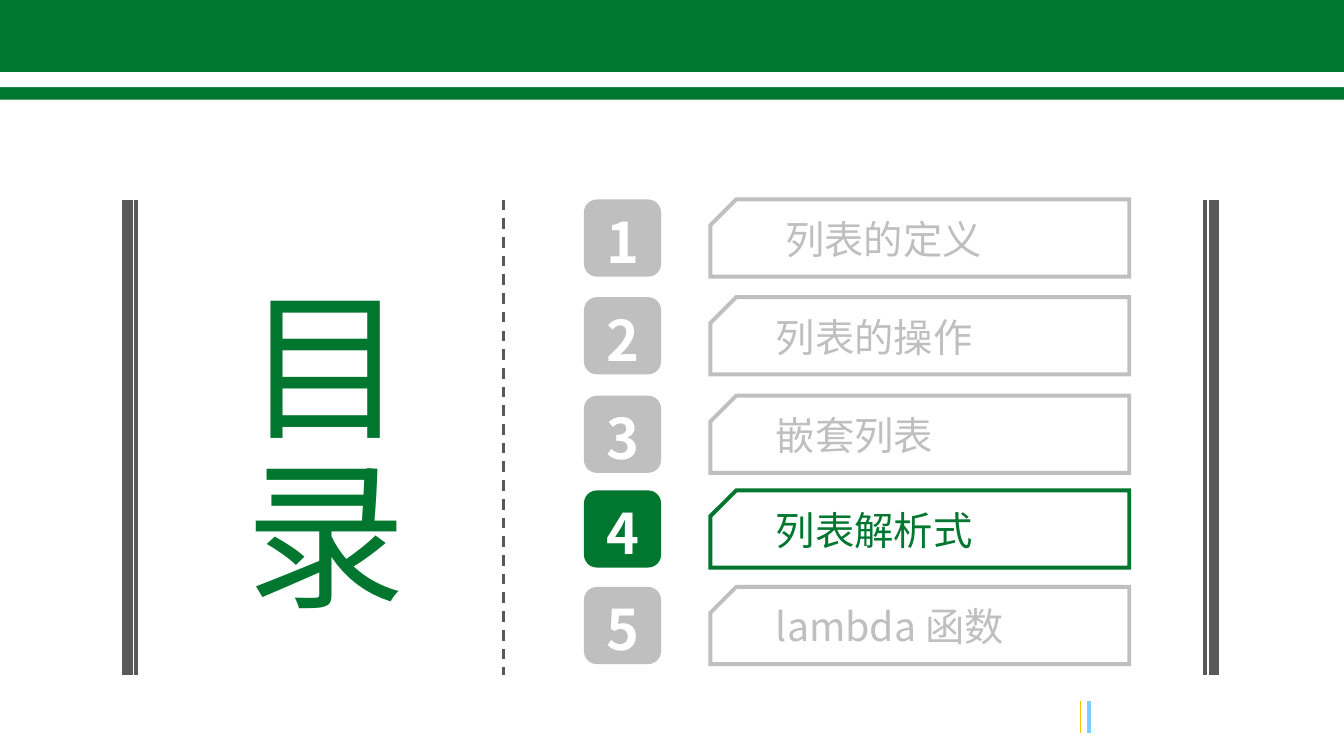
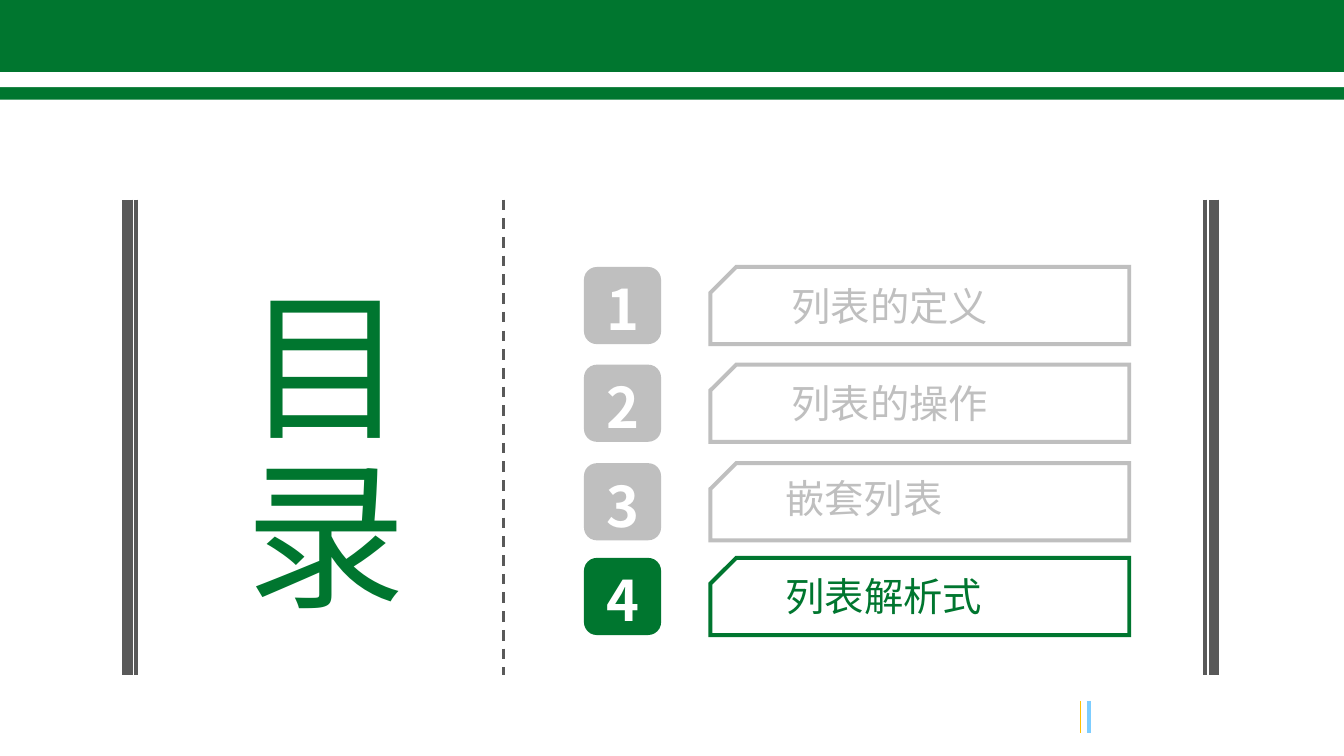
Before and after one commit to freeshow/LearningPython, a slide deck: slide 21 of Python 列表.pptx (slide 19 before the commit). Drawn at 1344x756 pixels with LibreOffice and Linux fonts; fonts in the diff are those of the drawing; background and template pictures are left out. Boxes give left, top, right and bottom in pixels: in the first picture for what was removed or moved away, otherwise in the second. Text is boxed around its words. In the diff, an @@ line names an element or a change of style, - is before the commit and + after.

```diff
--- a/Python 列表.pptx
+++ b/Python 列表.pptx
@@ 1 text, 1 rounded rectangle, 1 snip rect: place and size @@
-1 text, 1 rounded rectangle, 1 snip rect at bbox=[584, 200, 1130, 375]
+1 text, 1 rounded rectangle, 1 snip rect at bbox=[584, 266, 1130, 443]
@@ text "列表的定义": place and size @@
-text "列表的定义" at bbox=[785, 221, 981, 257]
+text "列表的定义" at bbox=[791, 288, 987, 324]
@@ text "列表的操作": place and size @@
-text "列表的操作" at bbox=[776, 319, 972, 355]
+text "列表的操作" at bbox=[791, 385, 987, 421]
@@ snip rect "嵌套列表": place and size @@
-snip rect "嵌套列表" at bbox=[776, 417, 933, 453]
+snip rect "嵌套列表" at bbox=[773, 468, 1167, 528]
@@ 3 texts, 3 rounded rectangles, 3 snip rects: place and size @@
-3 texts, 3 rounded rectangles, 3 snip rects at bbox=[584, 222, 1130, 568]
+3 texts, 3 rounded rectangles, 3 snip rects at bbox=[584, 289, 1130, 636]
@@ text "列表解析式": place and size @@
-text "列表解析式" at bbox=[776, 512, 972, 549]
+text "列表解析式" at bbox=[785, 578, 981, 615]
@@ rounded rectangle removed at bbox=[584, 587, 661, 664] @@
@@ snip rect removed at bbox=[711, 587, 1130, 664] @@
@@ text removed at bbox=[606, 609, 639, 665] @@
-5
@@ text removed at bbox=[776, 608, 1004, 644] @@
-lambda 函数
```
Also in this commit, not shown: 9 other slides changed, 2 slides added, 2 slides removed, 5 other files.
